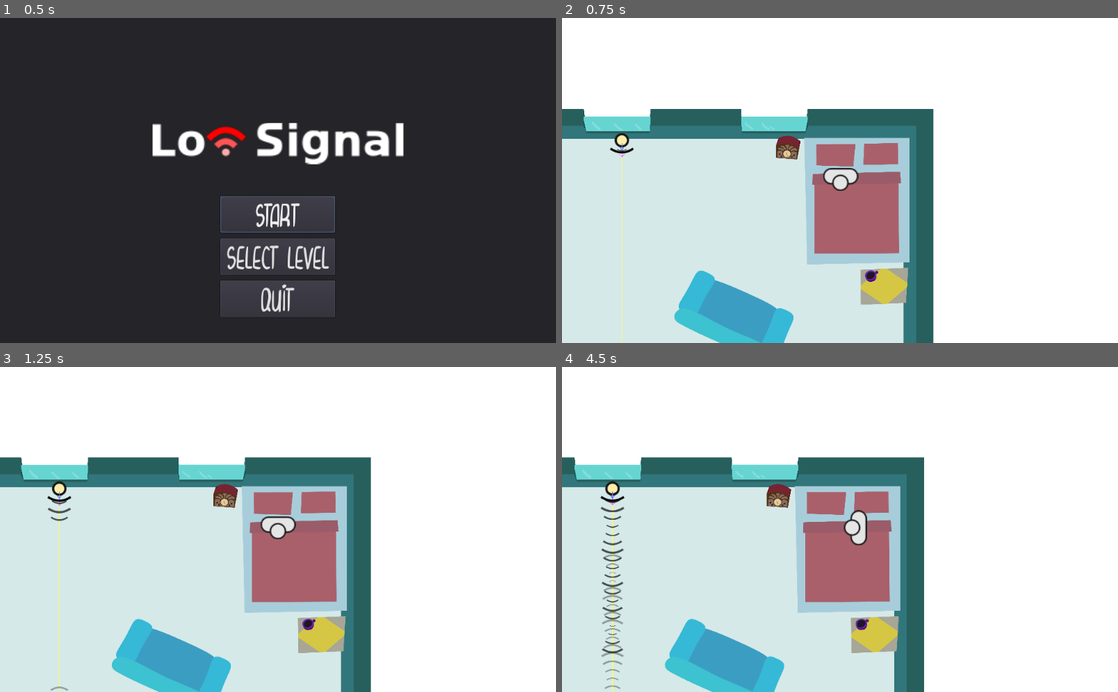
Above: before the commit, frames 1-4 (two rows, left to right).
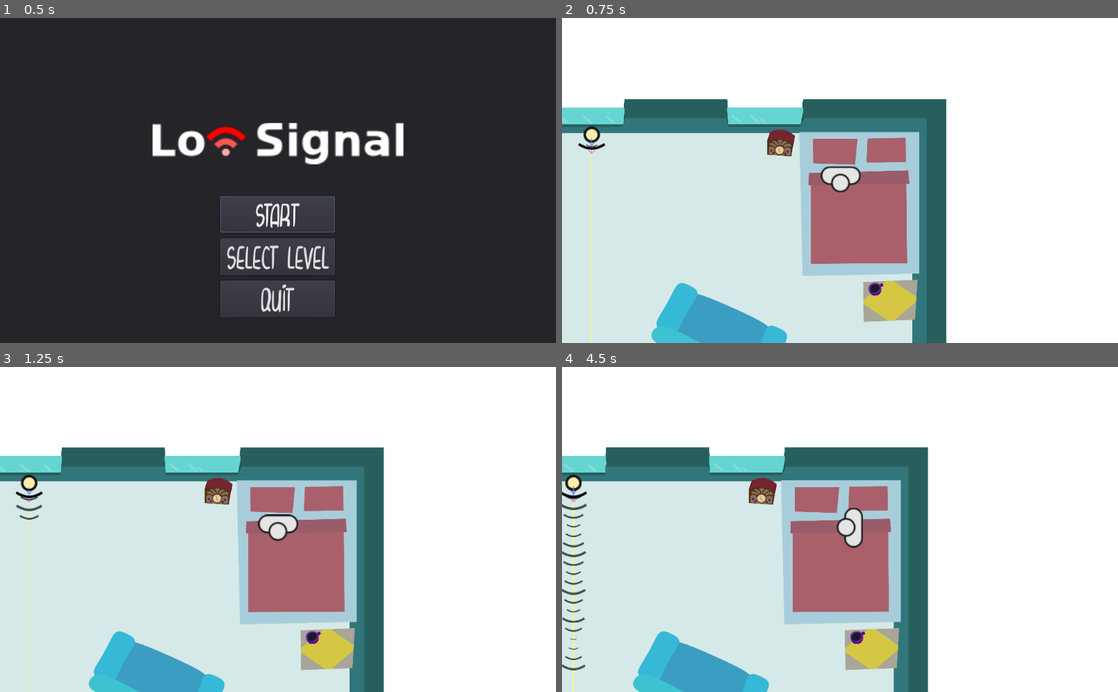
Above: after the commit, the same moments.

Repository: gingergenius/Spotify1962
Game: Godot game, scene res://scenes/main_menu.tscn
Two runs of this game, one before a commit and one after it. Both use one fixed random seed, a clock stepped at 60 frames per second and the inputs below.
Inputs (mouse positions are in pixels of both pictures, inside the frame that each line leads up to):
- Up to frame 1 (0.5 s): no input
- Up to frame 2 (0.75 s): click "start" at 0.5 s
- Up to frame 3 (1.25 s): no input
- Up to frame 4 (4.5 s): move the mouse to (962, 513) at 1.27 s; hold D (player_right) 1.28-2 s; hold Space (player_pull) 1.28-2 s; click (962, 513) at 1.42 s; drag from (728, 545) to (812, 594) at 2.02 s; move the mouse to (895, 458) at 2.77 s; hold D (player_right) 2.78-3.5 s; hold Space (player_pull) 2.78-3.5 s; drag from (812, 594) to (673, 480) at 3.52 s; move the mouse to (1006, 578) at 4.27 s; hold A (player_left) from 4.28 s (still down); hold Space (player_pull) from 4.28 s (still down)

Frame 1 is identical in both runs. In frame 2, 16% of the frame differs, in the area x 0-70%, y 25-100%; in frame 3, 17%, in the area x 0-70%, y 24-100%; in frame 4, 16%.

Commit message:
Zoom camera more if screen is bigger

Diff:
--- a/player.tscn
+++ b/player.tscn
@@ -1,10 +1,11 @@
-[gd_scene load_steps=4 format=2]
+[gd_scene load_steps=5 format=2]
 
 [ext_resource path="res://scripts/player.gd" type="Script" id=1]
-[ext_resource path="res://images/player.png" type="Texture" id=2]
-[ext_resource path="res://scripts/playerPullHelper.gd" type="Script" id=3]
+[ext_resource path="res://scripts/CameraScale.gd" type="Script" id=2]
+[ext_resource path="res://images/player.png" type="Texture" id=3]
+[ext_resource path="res://scripts/playerPullHelper.gd" type="Script" id=4]
 
-[node name="player" type="RigidBody2D" index="0"]
+[node name="player" type="RigidBody2D"]
 
 input_pickable = false
 collision_layer = 2
@@ -54,12 +55,13 @@
 editor_draw_screen = false
 editor_draw_limits = false
 editor_draw_drag_margin = false
+script = ExtResource( 2 )
 _sections_unfolded = [ "Limit", "Smoothing" ]
 
 [node name="sprite" type="Sprite" parent="." index="1"]
 
 scale = Vector2( 5, 5 )
-texture = ExtResource( 2 )
+texture = ExtResource( 3 )
 _sections_unfolded = [ "Transform" ]
 
 [node name="collisionShape" type="CollisionPolygon2D" parent="." index="2"]
--- /dev/null
+++ b/scripts/CameraScale.gd
@@ -0,0 +1,22 @@
+extends Camera2D
+
+# class member variables go here, for example:
+# var a = 2
+# var b = "textvar"
+
+func _ready():
+	# Called every time the node is added to the scene.
+	# Initialization here
+	pass
+
+func _process(delta):
+	var size = get_viewport().size
+	var factor = max(size.x, size.y)
+	factor/=720
+	factor = 5/factor
+
+
+	zoom = Vector2(factor, factor)
+#	# Called every frame. Delta is time since last frame.
+#	# Update game logic here.
+#	pass
Not shown: 1 places in player.tscn that only renumber resources
